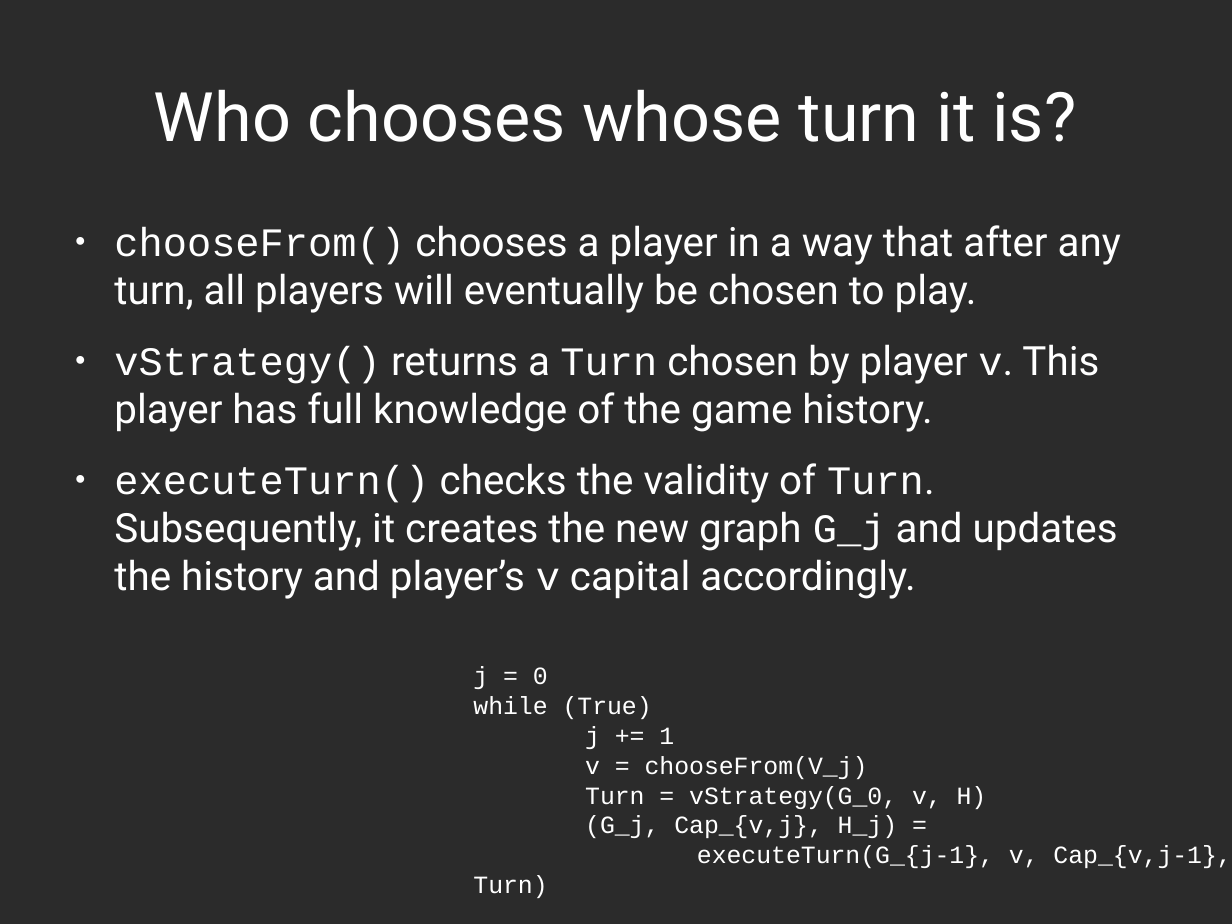
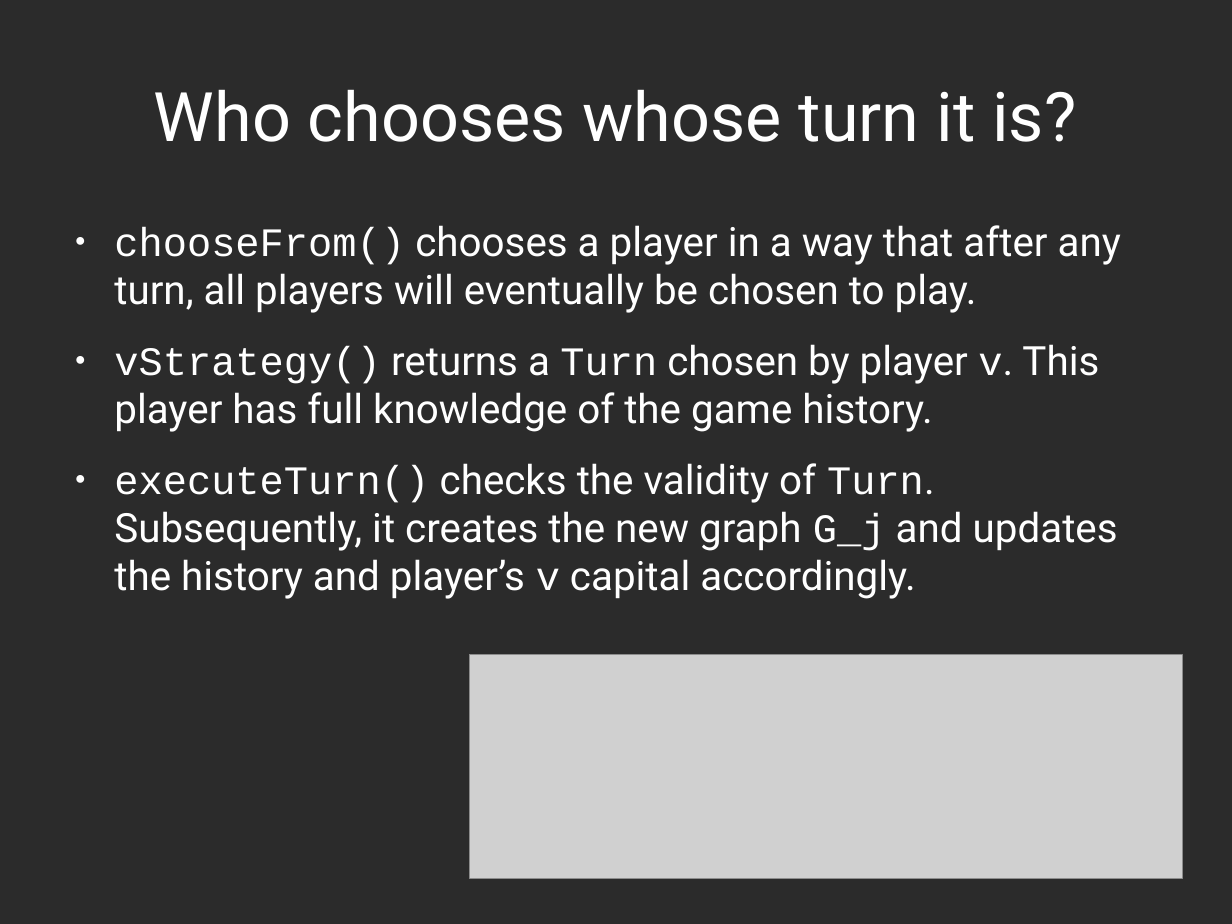
Before and after one commit to decrypto-org/TrustIsRisk, a slide deck: slide 11 of presentations/AtheCrypt10-1-2017/AtheCrypt10-1-2017.odp. Drawn at 1232x924 pixels with LibreOffice and Linux fonts; fonts in the diff are those of the drawing; grey boxes stand for pictures; background and template pictures are left out; a plain dark background stands for a picture behind light text. Boxes give left, top, right and bottom in pixels: in the first picture for what was removed or moved away, otherwise in the second. Text is boxed around its words. In the diff, an @@ line names an element or a change of style, - is before the commit and + after.

Commit message:
add vim highlighted Trust Is Risk Game code to Who chooses whose turn it is? slide

```diff
--- a/presentations/AtheCrypt10-1-2017/AtheCrypt10-1-2017.odp
+++ b/presentations/AtheCrypt10-1-2017/AtheCrypt10-1-2017.odp
@@ picture added at (x1=470, y1=655, x2=1183, y2=879) @@
@@ text removed at (x1=473, y1=666, x2=1231, y2=898) @@
-j = 0
-while (True)
-j += 1
-v = chooseFrom(V_j)
-Turn = vStrategy(G_0, v, H)
-(G_j, Cap_{v,j}, H_j) =
-executeTurn(G_{j-1}, v, Cap_{v,j-1}, Turn)
```
Also in this commit, not shown: 2 other slides changed, 2 other files.
